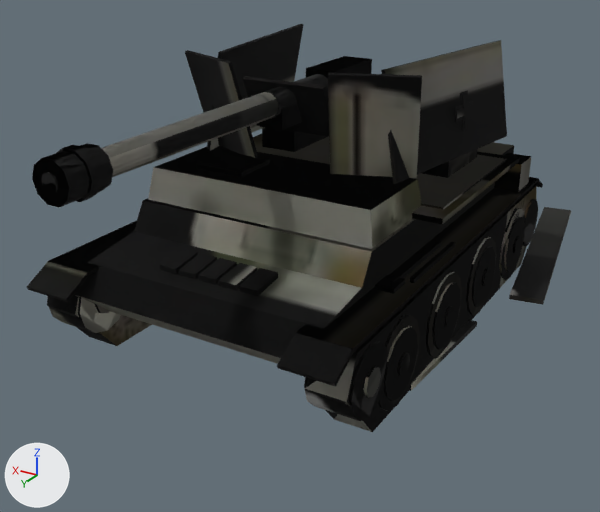
An edit to the glTF model public/models/marder3_winter.glb, drawn before and after from the same camera.
Rendered twice from a 50 mm lens placed at (-3.75, 6.73, 3.77), pointed at (0.18, 0.18, 0.5). The axes (+X, +Y, +Z) are drawn at lower left. The lights are the same throughout. The picture after the commit comes second. Vertices at exactly the same position are counted once.

The older version as bpy lines, for what is in view:
```python
me_marder3_hull_001 = bpy.data.meshes.new('marder3_hull.001')
me_marder3_hull_001.from_pydata(...)  # 1208 vertices, 2084 faces; spans x -1.54..1.54, y -2.45..3.41, z 0.0..2.5
me_marder3_hull_001.materials.append(mat_hull_ok)  # picture img_hull_ok
me_marder3_hull_003 = bpy.data.meshes.new('marder3_hull.003')
me_marder3_hull_003.from_pydata(...)  # 1212 vertices, 2088 faces; spans x -1.98..1.54, y -3.83..3.41, z 0.0..2.5
me_marder3_hull_003.materials.append(mat_hull_trackl)  # picture img_hull_trackl
me_marder3_hull_005 = bpy.data.meshes.new('marder3_hull.005')
me_marder3_hull_005.from_pydata(...)  # 1212 vertices, 2088 faces; spans x -1.54..1.98, y -3.83..3.41, z 0.0..2.5
me_marder3_hull_005.materials.append(mat_hull_trackr)  # picture img_hull_trackr
ob_hull_ok = bpy.data.objects.new('hull_ok', me_marder3_hull_001)
ob_hull_ok.location = (0.0, 0.0, 0.0)
ob_hull_trackl = bpy.data.objects.new('hull_trackL', me_marder3_hull_003)
ob_hull_trackl.location = (0.0, 0.0, 0.0)
ob_hull_trackr = bpy.data.objects.new('hull_trackR', me_marder3_hull_005)
ob_hull_trackr.location = (0.0, 0.0, 0.0)
```
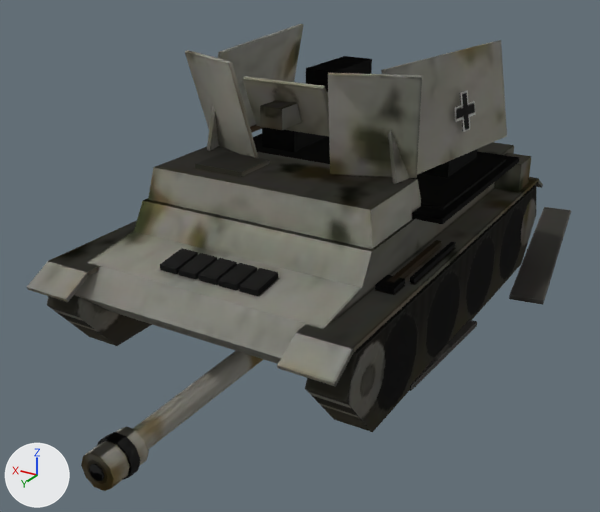
The edits, one by one:
Picture 'gun_trackR' (img_gun_trackr) is new.
Material 'gun_trackR' (mat_gun_trackr) is new.
Its texture is img_gun_trackr.
Its roughness is 1.0.
me_marder3_hull_001 is used by ob_hull_ok; location (0.0, 0.0, 0.0).
me_marder3_hull_001 had 1208 vertices, 2084 faces and spanned x -1.54..1.54, y -2.45..3.41, z 0.0..2.5.
me_marder3_hull_001 now has 376 vertices, 576 faces and spans x -1.48..1.48, y -2.45..2.49, z 0.0..2.5.
me_marder3_hull_001 part 1: 572 kept faces spanning x -1.48..1.48, y -2.45..2.49, z 0.0..2.5 get new texture (UV) coordinates.
Edits to the shape of me_marder3_hull_001 do not show in these pictures.
me_marder3_hull_003 is used by ob_hull_trackl; location (0.0, 0.0, 0.0).
me_marder3_hull_003 had 1212 vertices, 2088 faces and spanned x -1.98..1.54, y -3.83..3.41, z 0.0..2.5.
me_marder3_hull_003 now has 380 vertices, 580 faces and spans x -1.98..1.48, y -3.83..2.49, z 0.0..2.5.
me_marder3_hull_003 part 2: 39 loose pieces with 832 vertices, spanning x -1.54..1.54, y -2.27..3.41, z 0.02..2.37, are deleted.
me_marder3_hull_003 part 3: 580 kept faces spanning x -1.98..1.48, y -3.83..2.49, z 0.0..2.5 get new texture (UV) coordinates.
me_marder3_hull_005 is used by ob_hull_trackr; location (0.0, 0.0, 0.0).
me_marder3_hull_005 had 1212 vertices, 2088 faces and spanned x -1.54..1.98, y -3.83..3.41, z 0.0..2.5.
me_marder3_hull_005 now has 380 vertices, 580 faces and spans x -1.48..1.98, y -3.83..2.49, z 0.0..2.5.
me_marder3_hull_005 part 4: 580 kept faces spanning x -1.48..1.98, y -3.83..2.49, z 0.0..2.5 get new texture (UV) coordinates.
Edits to the shape of me_marder3_hull_005 do not show in these pictures.
Mesh me_marder3_hull_gun_005 is new.
It has 96 vertices, 172 faces and spans x -0.17..0.17, y 0.0..3.31, z -0.17..0.17.
It uses material mat_gun_trackr (picture img_gun_trackr).
Object 'gun_trackR' (ob_gun_trackr) is new; it shows me_marder3_hull_gun_005.
Its location is (0.0, 0.0, 0.0).

Pixel boxes (x1, y1, x2, y2) of what changed, in the pictures (600 x 512 px):
'hull_trackL', reshaped: before (27, 24, 571, 421); after (47, 207, 571, 391)
'gun_trackR', added: after (81, 351, 263, 491)
part 1 of me_marder3_hull_001, surface changed: before (305, 186, 536, 432)
part 2 of me_marder3_hull_003, deleted: before (32, 74, 538, 421)
part 3 of me_marder3_hull_003, surface changed: before (27, 24, 570, 391); after (47, 210, 570, 391)
part 4 of me_marder3_hull_005, surface changed: before (305, 185, 537, 432); after (27, 24, 543, 432)
